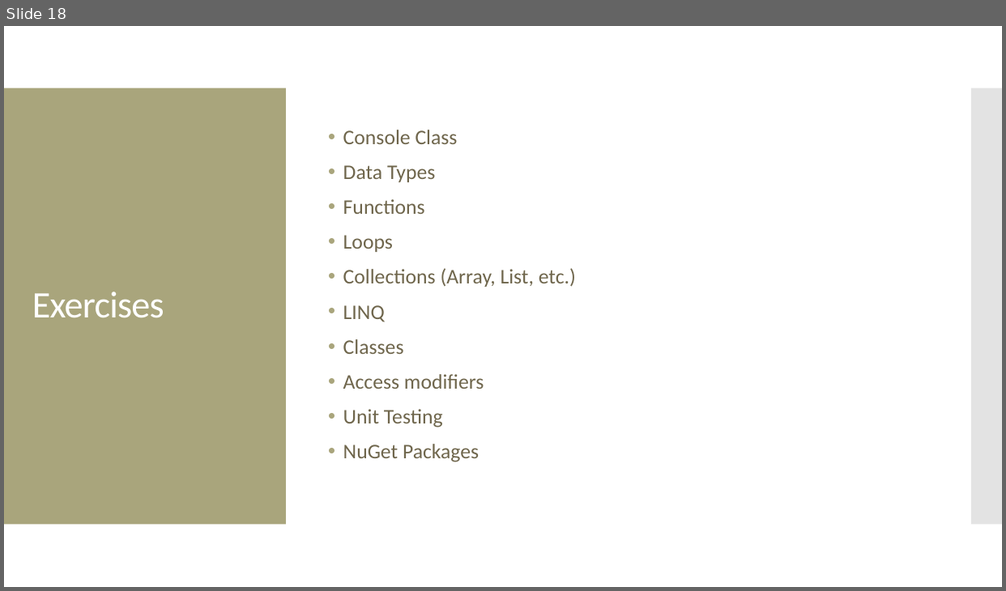
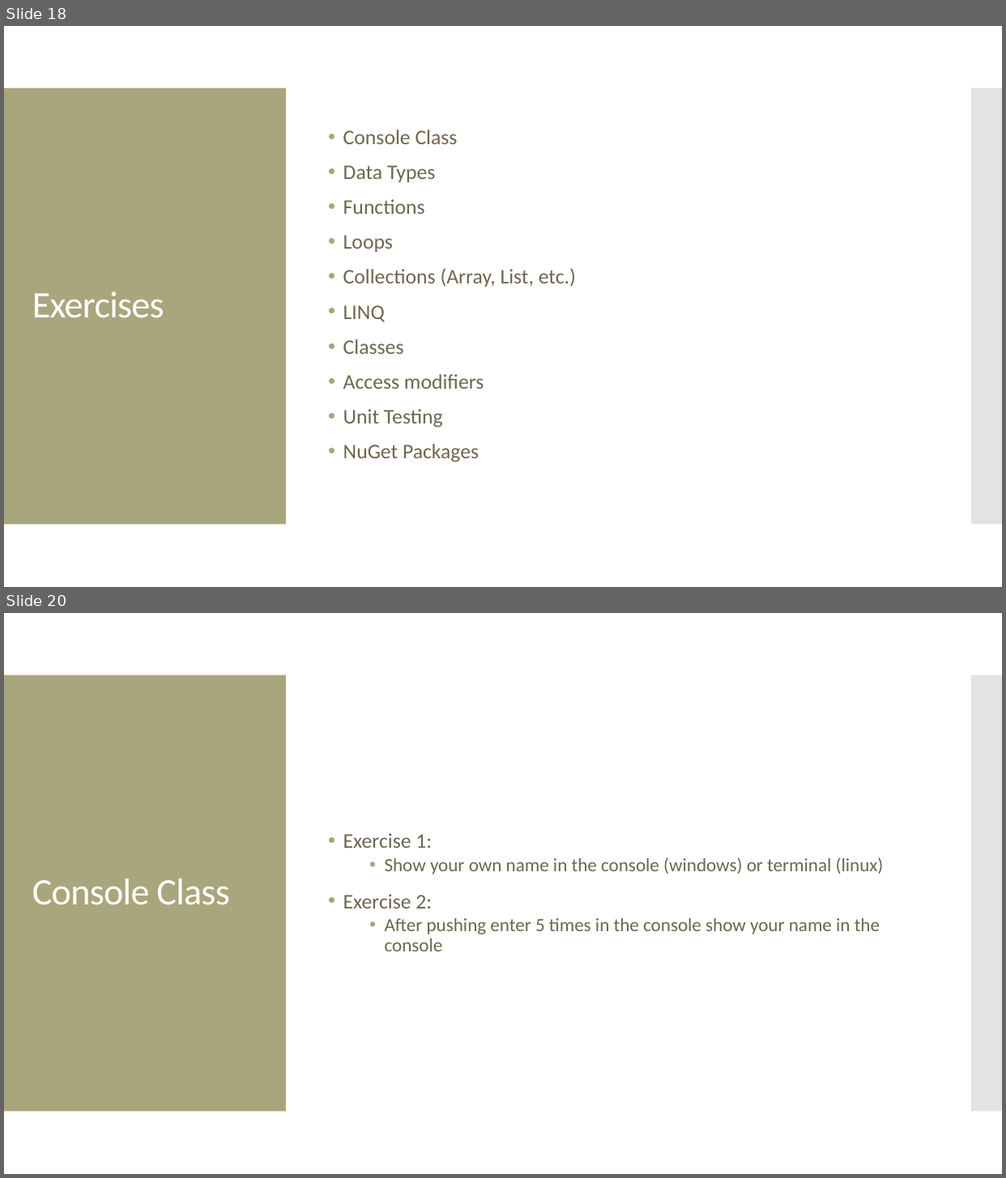
Before and after one commit to Manny-Apsel/.NET-C-Workshop, a slide deck: Presentation.pptx. Shown one above the other, each under a label of ours: slide 18 before the commit, slides 18 and 20 after it; the slides between them are not shown. The pictures are 1006x591 and 1006x1178 pixels, drawn with LibreOffice and Linux fonts; fonts in the diff are those of the drawing. Boxes give left, top, right and bottom in pixels: in the first picture for what was removed or moved away, otherwise in the second. Text is boxed around its words. In the diff, an @@ line names an element or a change of style, - is before the commit and + after.

Commit message:
finished console class exercises

```diff
--- a/Presentation.pptx
+++ b/Presentation.pptx
@@ slide 20 added at box(4, 613, 1002, 1174), background #FFFFFF; not listed: 2 template elements that a slide beside it also shows @@
@@ text added at box(343, 833, 884, 952), 18 pt, text #6F664C @@
+• Exercise 1:
+  • Show your own name in the console (windows) or terminal (linux)
+• Exercise 2:
+  • After pushing enter 5 times in the console show your name in the console
@@ title added at box(32, 879, 229, 905), 36 pt, text #FFFFFF @@
+Console Class
```
Also in this commit, not shown: 1 slide changed, 1 other slide added.
